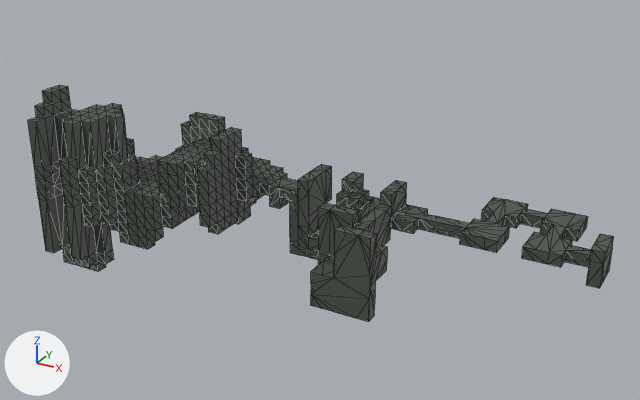
Renders of the glTF model HANAHIME/Game/resource/user/model/stage/Stage2.glb from each side of a commit.
The view is the same before and after, from a 50 mm camera at (602.0, -1218.0, 595.0) aimed at (-48.0, -35.0, 4.0). Every picture has the same lights, and +X, +Y and +Z are marked at lower left. Mesh edges are drawn as thin lines. Where no turn or scale is listed for an object, it has been applied to the vertices. Vertices at the same position are counted once.

Names of what the first picture shows: 'HitStage2_0'.
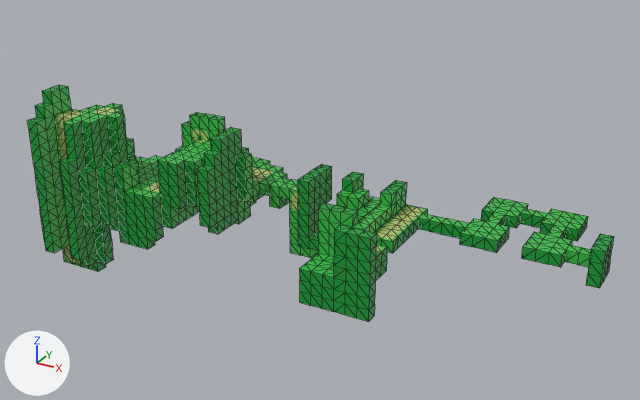
Boxes [x1, y1, x2, y2] around the edits, measured in the pictures (640 x 400 px):
part 1 of me_立方体_173, added (green): after [276, 166, 612, 322]
part 2 of me_立方体_173, built on (green): after [28, 105, 128, 261]
part 3 of me_立方体_173, recoloured (grey to green): [270, 180, 614, 309] in both
part 4 of me_立方体_173, recoloured (grey to green): [28, 85, 287, 272] in both
part 5 of me_立方体_173, recoloured: [358, 185, 369, 206] in both

Edits to the bpy script that builds the scene:
```text
Add img_newtex:
    img_newtex = load_image('NewTex', '_unpacked/NewTex', 2048, 1536, 'sRGB')
Add mat_マテリアル_091:
    mat_マテリアル_091 = principled_material('マテリアル.091')
    mat_マテリアル_091.texture = img_newtex
Change me_立方体_173:
    used by ob_hitstage2_0; location = (0.0, 0.0, -2.0)
    remove me_立方体_173.from_pydata(...)  # 1366 vertices, 2681 faces; spans x -530.0..410.0, y -230.0..150.0, z -150.0..170.0
    remove me_立方体_173.materials.append(mat_terrianmaterial_052)  # dark grey #4a5249
    remove me_立方体_173.materials.append(mat_terrianmaterial_067)  # dark grey #4a5249
    remove me_立方体_173.materials.append(mat_terrianmaterial_068)  # dark grey #4a5249
    add me_立方体_173.from_pydata(...)  # 1736 vertices, 3456 faces; spans x -530.0..410.0, y -230.0..150.0, z -150.0..170.0
    me_立方体_173 part 1: 207 vertices added at x -130.0..410.0, y -170.0..130.0, z -110.0..30.0
    me_立方体_173 part 2: 11 vertices removed from x -470.0..-410.0, y -170.0..-90.0, z -10.0..30.0; 174 vertices added at x -530.0..-370.0, y -230.0..-70.0, z -110.0..110.0
    me_立方体_173 part 3: 147 faces spanning x -150.0..410.0, y -170.0..150.0, z -110.0..50.0 switch from mat_terrianmaterial_044 (dark grey #4a5249) to mat_マテリアル_091 (picture img_newtex)
    me_立方体_173 part 4: 1627 faces spanning x -530.0..-150.0, y -230.0..70.0, z -150.0..170.0 switch from mat_terrianmaterial_024 (dark grey #4a5249) to mat_マテリアル_091 (picture img_newtex)
    me_立方体_173 part 5: 10 faces spanning x -30.0..10.0, y 10.0..50.0, z -10.0..30.0 switch from mat_terrianmaterial_057 (dark grey #4a5249) to mat_マテリアル_091 (picture img_newtex)
```
